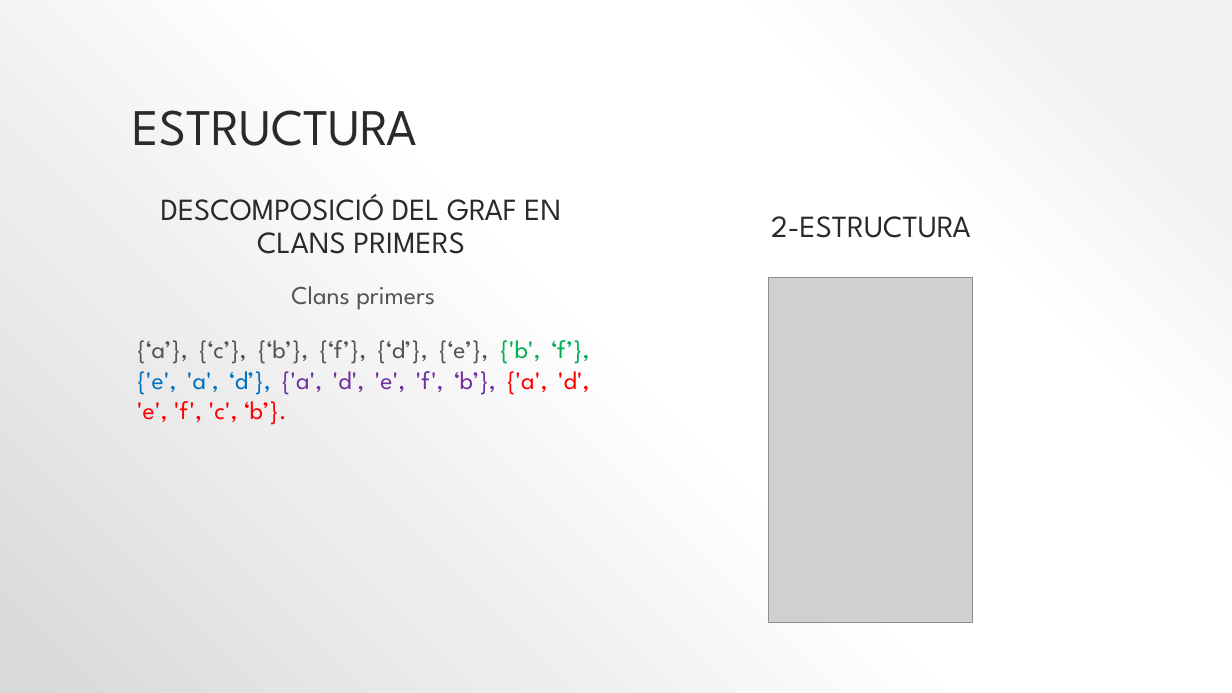
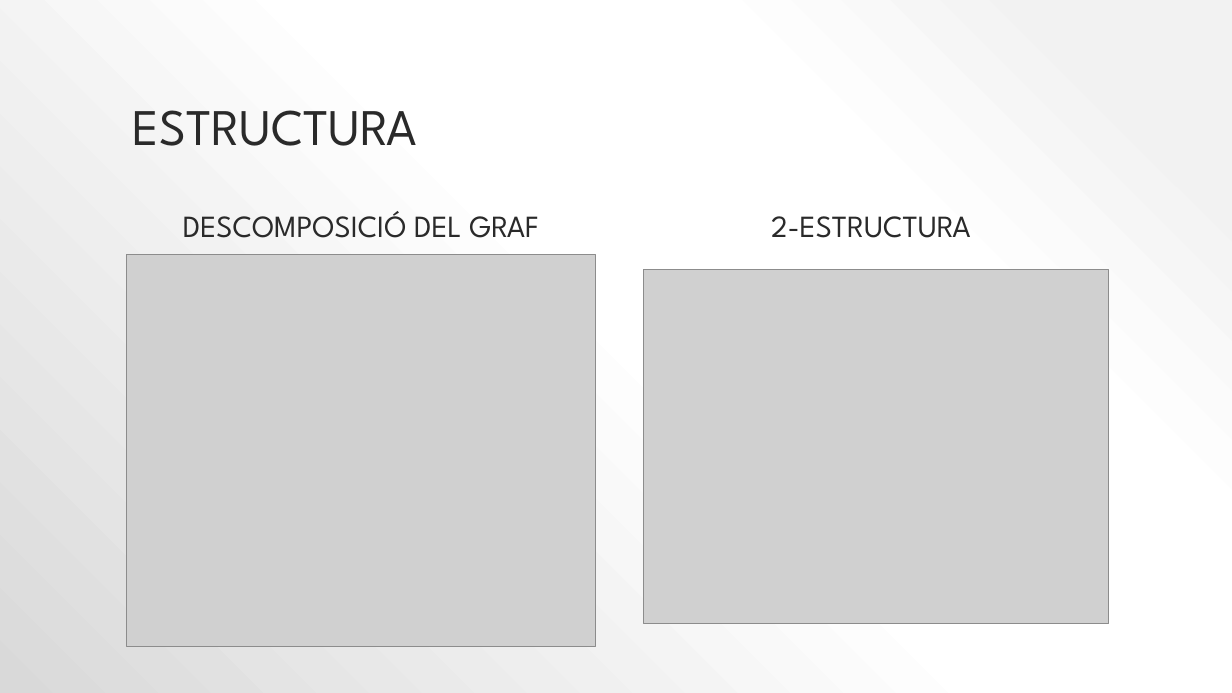
Before and after one commit to lrodrin/TFG, a slide deck: slide 16 of presentació.pptx. Drawn at 1232x693 pixels with LibreOffice and Linux fonts; fonts in the diff are those of the drawing; grey boxes stand for pictures. Boxes give left, top, right and bottom in pixels: in the first picture for what was removed or moved away, otherwise in the second. Text is boxed around its words. In the diff, an @@ line names an element or a change of style, - is before the commit and + after.

```diff
--- a/presentació.pptx
+++ b/presentació.pptx
@@ text at (183, 211, 539, 238): text changed @@
-DESCOMPOSICIÓ DEL GRAF EN CLANS PRIMERS
+DESCOMPOSICIÓ DEL GRAF
@@ picture added at (126, 254, 595, 646) @@
@@ picture added at (643, 269, 1109, 624) @@
@@ text removed at (137, 286, 590, 425) @@
-Clans primers
-{‘a’}, {‘c’}, {‘b’}, {‘f’}, {‘d’}, {‘e’}, {'b', ‘f’}, {'e', 'a', ‘d’}, {'a', 'd', 'e', 'f', ‘b’}, {'a', 'd', 'e', 'f', 'c', ‘b’}.
@@ picture removed at (769, 277, 973, 623) @@
```
Also in this commit, not shown: 2 other slides changed, 1 other file.
